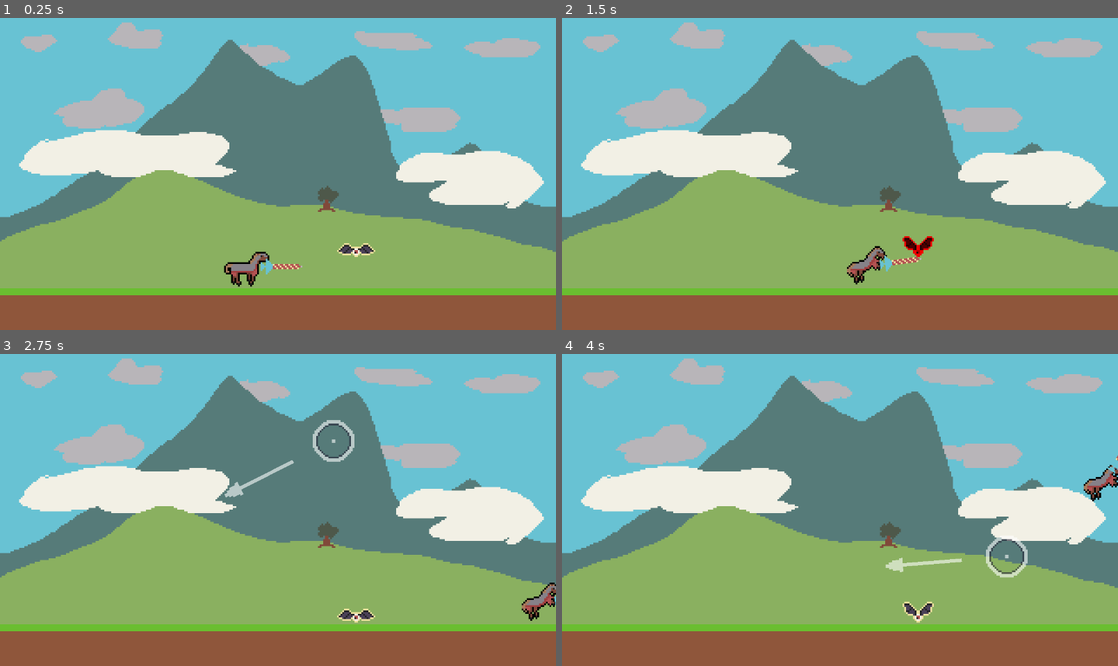
Above: before the commit, frames 1-4 (two rows, left to right).
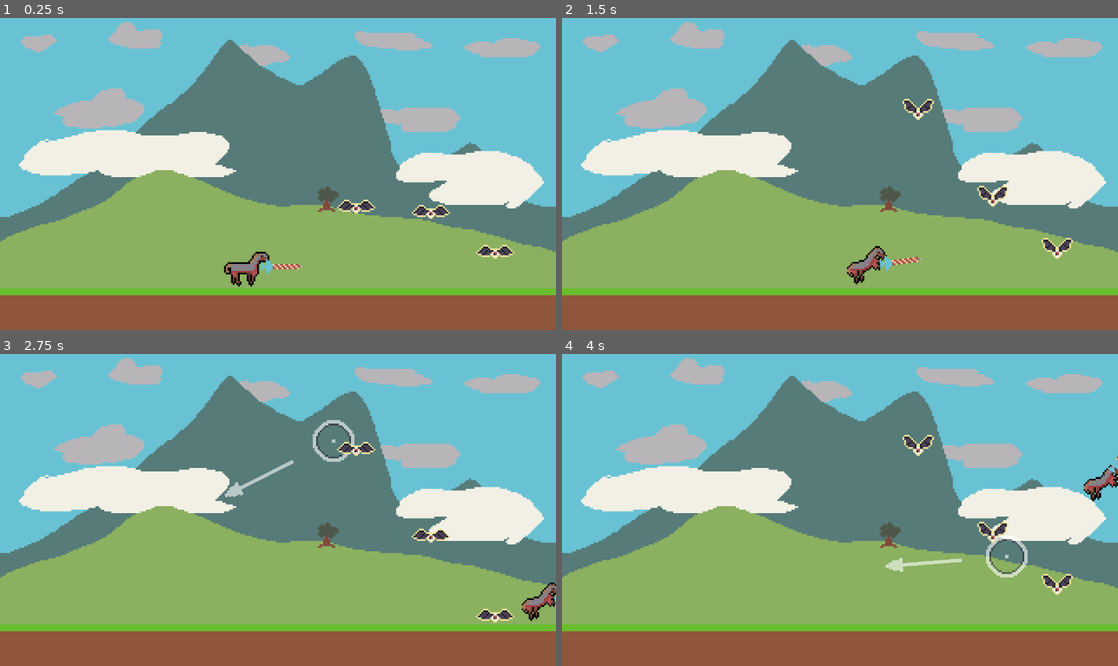
Above: after the commit, the same moments.

Repository: ErwinPrograms/Mini-Jam-205-Horses
Game: Godot game, scene res://scenes/roots/game.tscn
The game is run twice, just before and just after one commit, with the same random seed, the same clock (stepped at 60 frames per second) and the same inputs.
Inputs (mouse positions are in pixels of both pictures, inside the frame that each line leads up to):
- Up to frame 1 (0.25 s): no input
- Up to frame 2 (1.5 s): tap Enter (ui_accept) at 0.5, 0.77 s; move the mouse to (962, 158) at 0.52 s; press the mouse at (962, 158) at 0.53 s; hold Right (ui_right) from 0.53 s (still down); move the mouse to (728, 189) at 1.27 s; release the mouse at (728, 189) at 1.28 s; click (728, 189) at 1.35 s
- Up to frame 3 (2.75 s): tap Enter (ui_accept) at 1.52 s; move the mouse to (333, 441) at 2.02 s; release Right (ui_right) at 2.03 s; press the mouse at (333, 441) at 2.03 s; hold Left (ui_left) from 2.03 s (still down)
- Up to frame 4 (4 s): tap Enter (ui_accept) at 2.75, 3.02, 3.77 s; move the mouse to (812, 572) at 2.77 s; release Left (ui_left) at 2.78 s; release the mouse at (812, 572) at 2.78 s; hold Right (ui_right) from 2.78 s (still down); click (812, 572) at 2.85 s; move the mouse to (1006, 556) at 3.52 s; press the mouse at (1006, 556) at 3.53 s

The runs differ from the first frame. In frame 1, 0.8% of the frame differs, in the area x 60-93%, y 58-78%; in frame 2, 0.8%, in the area x 61-92%, y 25-78%; in frame 3, 0.8%; in frame 4, 0.8%.

Commit message:
Update Eyeball hover mechanics to go towards a specified height

Diff:
--- a/scenes/characters/enemies/eyeball_bat.gd
+++ b/scenes/characters/enemies/eyeball_bat.gd
@@ -3,9 +3,13 @@
 
 signal died()
 
-const SPEED = 300.0
+const LIFT: float = 100.0
+const SPEED: float = 50.0
 const MAX_HEALTH: int = 2
-const STUN_DURATION: float = 0.5
+const DEATH_SOUND: AudioStream = preload("uid://cqj801am12a3h")
+
+@export var stun_duration: float = 1
+@export var hover_height: float = 100.0
 
 var _current_health: int = MAX_HEALTH:
 	set(value):
@@ -27,6 +31,8 @@
 	get:
 		return _is_stunned
 
+var _hover_y: float
+
 @onready var stun_timer: Timer = $StunTimer
 @onready var hitbox_area: Area2D = $HitboxArea
 @onready var animated_sprite_2d: AnimatedSprite2D = $AnimatedSprite2D
@@ -34,13 +40,23 @@
 @onready var hurtbox_area: Area2D = $HurtboxArea
 
 
+func _ready() -> void:
+	stun_timer.wait_time = stun_duration
+	# 156 is hardcoded floor.y
+	_hover_y = 156 - hover_height
+
 func _physics_process(delta: float) -> void:
 	# Add the gravity.
-	if _is_stunned and not is_on_floor():
+	if _is_stunned:
 		if not is_on_floor():
 			velocity += get_gravity() * delta
+		# only uses physics when stunned
+		move_and_slide()
 		return
+	else:
+		velocity = Vector2.ZERO
 
+	position.y = move_toward(position.y, _hover_y, LIFT * delta)
 
 	# Get the input direction and handle the movement/deceleration.
 	# As good practice, you should replace UI actions with custom gameplay actions.
@@ -49,8 +65,6 @@
 		#velocity.x = direction * SPEED
 	#else:
 		#velocity.x = move_toward(velocity.x, 0, SPEED)
-
-	move_and_slide()
 
 func take_damage(amount: int) -> void:
 	_current_health -= amount
@@ -75,9 +89,13 @@
 func die() -> void:
 	died.emit()
 	hurtbox_area.area_entered.disconnect(_on_hurtbox_area_area_entered)
+	hit_audio.stream = DEATH_SOUND
+	hit_audio.play()
 
 	var death_fade := get_tree().create_tween()
-	death_fade.tween_property(animated_sprite_2d, "modulate:a", 0, 1)
+	death_fade.tween_property(animated_sprite_2d, "modulate:a", 0, 1).set_trans(Tween.TRANS_CUBIC)
+
+	animated_sprite_2d.stop()
 
 	await get_tree().create_timer(1).timeout
 	queue_free()
--- a/scenes/characters/enemies/eyeball_bat.tscn
+++ b/scenes/characters/enemies/eyeball_bat.tscn
@@ -65,6 +65,7 @@
 
 [node name="StunTimer" type="Timer" parent="." unique_id=825373236]
 wait_time = 0.5
+one_shot = true
 
 [node name="HitAudio" type="AudioStreamPlayer2D" parent="." unique_id=78089535]
 stream = ExtResource("3_22owr")
--- a/scenes/characters/horse_player.tscn
+++ b/scenes/characters/horse_player.tscn
@@ -13,7 +13,7 @@
 
 [node name="HorsePlayer" type="RigidBody2D" unique_id=570504137]
 z_index = 2
-collision_mask = 25
+collision_mask = 24
 physics_material_override = SubResource("PhysicsMaterial_gvtg4")
 lock_rotation = true
 contact_monitor = true
--- a/scenes/roots/game.tscn
+++ b/scenes/roots/game.tscn
@@ -11,6 +11,7 @@
 
 [node name="Game" type="Node2D" unique_id=368179119]
 script = ExtResource("1_jmdlf")
+metadata/_edit_vertical_guides_ = [0.0]
 
 [node name="BackgroundSprite" type="Sprite2D" parent="." unique_id=316795862]
 z_index = -1
@@ -42,3 +43,11 @@
 
 [node name="EyeballBat" parent="EnemiesContainer" unique_id=1831133132 instance=ExtResource("8_3wmit")]
 position = Vector2(205, 135)
+
+[node name="EyeballBat2" parent="EnemiesContainer" unique_id=1212820403 instance=ExtResource("8_3wmit")]
+position = Vector2(248, 138)
+hover_height = 50.0
+
+[node name="EyeballBat3" parent="EnemiesContainer" unique_id=1425325421 instance=ExtResource("8_3wmit")]
+position = Vector2(285, 138)
+hover_height = 20.0
